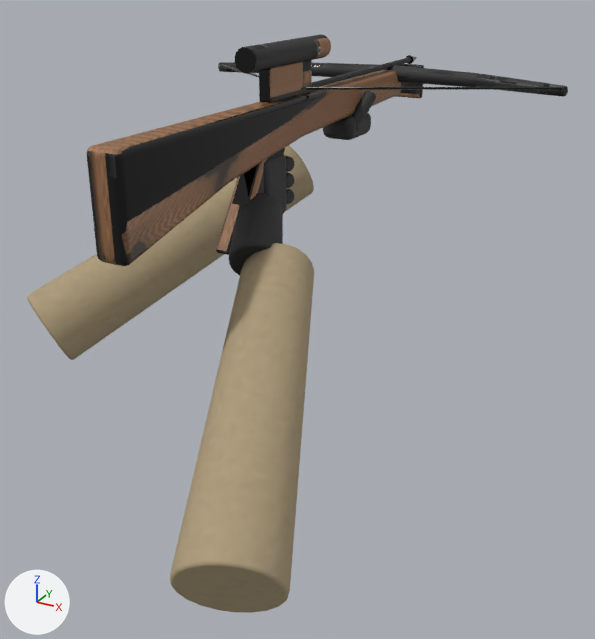
The glTF model spil/sigtekorn/modeller/armbroest.glb, before and after one commit.
One viewpoint serves both versions: a 50 mm camera at (0.496, -0.844, 0.171) aimed at (0.043, -0.021, -0.24). Arrows for +X, +Y and +Z are at lower left; the lights stay in place. The picture after the commit comes second. Vertices at exactly the same position are counted once.

Names of what the first picture shows: 'armbroest', 'hænder'.
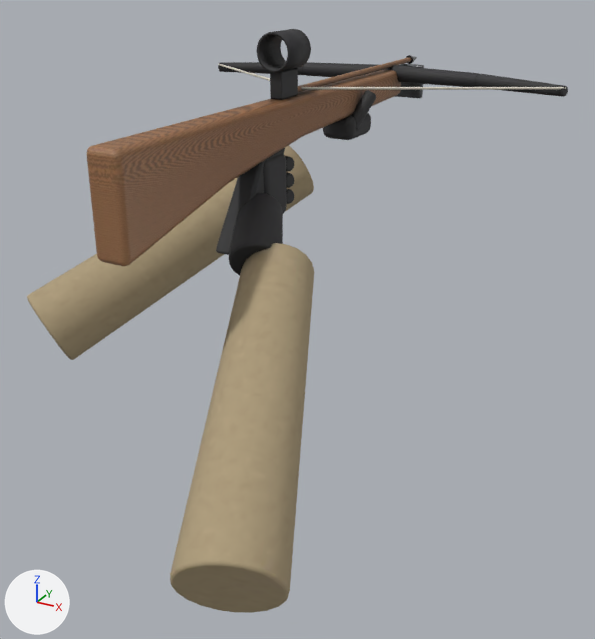
Pixel boxes [x1, y1, x2, y2] of what changed, in the pictures (595 x 639 px; the box of a moved part takes in the faces that stretch with it):
'armbroest', reshaped: before [86, 34, 568, 266]; after [86, 29, 568, 266]
part 1 of me_skæfte, moved or reshaped: before [259, 60, 312, 103]; after [270, 68, 298, 100]
part 2 of me_skæfte, added: after [257, 29, 311, 72]
part 3 of me_skæfte, cut back: before [220, 34, 437, 90]; after [220, 64, 437, 90]
part 4 of me_skæfte, surface changed (black to brown): [86, 55, 568, 266] in both

Patch to the scene script:
```diff
--- a/spil/sigtekorn/modeller/armbroest.glb.py
+++ b/spil/sigtekorn/modeller/armbroest.glb.py
@@ me_skæfte @@
 # used by ob_armbroest; location = (0.0, 0.0, 0.0)
-me_skæfte.from_pydata(...)  # 1220 vertices, 2388 faces; spans x -0.272..0.272, y -0.3..0.45, z -0.135..0.084
+me_skæfte.from_pydata(...)  # 1224 vertices, 2400 faces; spans x -0.272..0.272, y -0.3..0.45, z -0.135..0.095
+# me_skæfte part 1: the loose piece of 96 vertices spanning x -0.008..0.008, y -0.02..0.08, z 0.02..0.058 is scaled about its middle by (1, 0.387, 0.833), then moved by (0.0, -0.005, -0.003)
+# me_skæfte part 2: a new loose piece of 112 vertices spanning x -0.022..0.022, y 0.0..0.05, z 0.051..0.095, in mat_armbroest
+# me_skæfte part 3
+# 108 vertices are removed from x -0.014..0.014, y -0.06..0.12, z 0.056..0.084
+# 400 faces are deleted
+# 26 vertices move within x -0.27..0.27, y 0.06..0.29, z 0.015..0.027
+# 188 new faces join them
+# me_skæfte part 4: 1743 kept faces spanning x -0.272..0.272, y -0.3..0.45, z -0.135..0.032 get new texture (UV) coordinates
 me_skæfte.materials.append(mat_armbroest)
```
